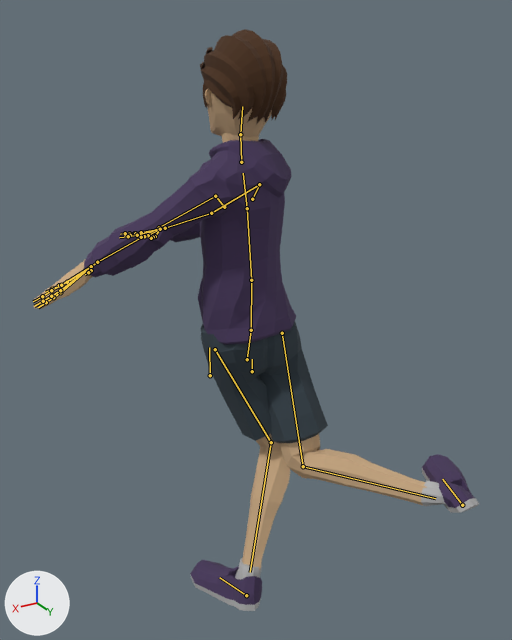
The glTF model app/src/main/assets/characters/Casual.gltf, before and after one commit.
Both versions are drawn from a 50 mm lens placed at (1.024, 1.505, 1.794), pointed at (-0.014, -0.226, 0.928). The lights are fixed; the arrows at lower left show +X, +Y and +Z. The first picture is the older version. Both versions are drawn at frame 18 of the action 'Throw_BH'; the numbers are the values there. The bones that change, and the others that lie on the model, are drawn over the model as lines.

Objects in the first picture: 'Casual_Body', 'Casual_Feet', 'Casual_Head', 'Casual_Legs'.
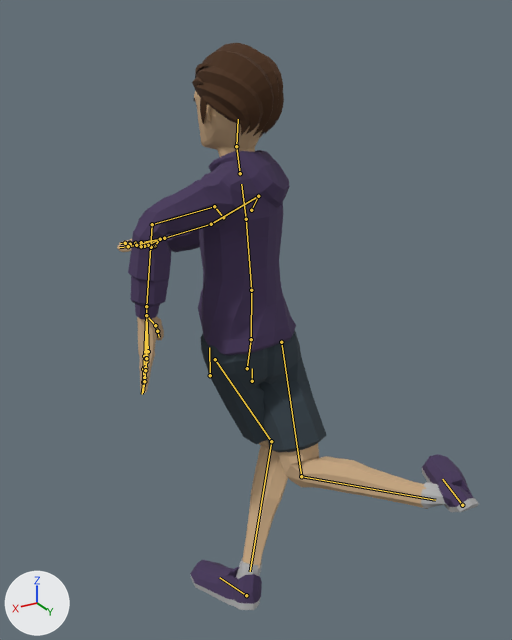
Location of each change, (x1, y1, x2, y2) in pixels of the pictures (512 x 640 px):
'Casual_Body', posed (32% narrower, 18% taller): before (33, 139, 296, 345); after (117, 150, 296, 394)
'Casual_Legs', posed: before (201, 321, 427, 570); after (201, 330, 428, 569)
'Casual_Head', posed: before (200, 29, 287, 143); after (192, 43, 284, 157)
'Casual_Feet', posed: before (190, 454, 479, 611); after (190, 454, 479, 610)
bone 'Body', root to tip: before (252, 371) to (252, 359); after (252, 381) to (252, 368)
bone 'Chest', root to tip: before (247, 208) to (243, 173); after (246, 219) to (241, 184)
bone 'Neck', root to tip: before (241, 162) to (240, 134); after (240, 173) to (236, 146)
bone 'Head', root to tip: before (240, 134) to (242, 106); after (236, 146) to (238, 119)
bone 'UpperArm.L', root to tip: before (215, 196) to (159, 227); after (214, 206) to (152, 224)
bone 'LowerArm.L', root to tip: before (159, 227) to (97, 262); after (152, 224) to (146, 306)
bone 'UpperArm.R', root to tip: before (259, 184) to (211, 213); after (258, 196) to (211, 224)
bone 'UpperLeg.L', root to tip: before (215, 349) to (271, 442); after (215, 359) to (271, 441)
bone 'LowerLeg.L', root to tip: before (271, 442) to (250, 572); after (271, 441) to (250, 571)
bone 'UpperLeg.R', root to tip: before (282, 333) to (303, 466); after (281, 342) to (301, 476)
bone 'LowerLeg.R', root to tip: before (303, 466) to (435, 498); after (301, 476) to (435, 500)

Patch to the scene script:
```diff
--- a/app/src/main/assets/characters/Casual.gltf.py
+++ b/app/src/main/assets/characters/Casual.gltf.py
@@ bone_body @@
 bone_body = bpy.data.objects['CharacterArmature'].pose.bones['Body']  # child of 'Root'
-bone_body.location = (0.01, -0.102, 0.18)
+bone_body.location = (0.01, -0.135, 0.18)
@@ bone_chest @@
 bone_chest = bpy.data.objects['CharacterArmature'].pose.bones['Chest']  # child of 'Torso'
-bone_chest.rotation_quaternion = (0.999, 0.028, 0.0, 0.021)  # degrees (3, 0, 2)
+bone_chest.rotation_quaternion = (0.999, 0.034, 0.0, 0.025)  # degrees (4, 0, 3)
@@ bone_neck @@
 bone_neck = bpy.data.objects['CharacterArmature'].pose.bones['Neck']  # child of 'Chest'
-bone_neck.rotation_quaternion = (0.988, -0.016, -0.154, 0.022)  # degrees (-2, -18, 3)
+bone_neck.rotation_quaternion = (1.0, 0.004, 0.031, -0.005)  # degrees (0, 4, -1)
@@ bone_head @@
 bone_head = bpy.data.objects['CharacterArmature'].pose.bones['Head']  # child of 'Neck'
-bone_head.rotation_quaternion = (0.988, -0.09, -0.123, 0.004)  # degrees (-11, -14, 2)
+bone_head.rotation_quaternion = (0.983, -0.125, -0.126, -0.046)  # degrees (-14, -15, -4)
@@ bone_upperarm_l @@
 bone_upperarm_l = bpy.data.objects['CharacterArmature'].pose.bones['UpperArm.L']  # child of 'Shoulder.L'
-bone_upperarm_l.rotation_quaternion = (0.8, -0.252, 0.0, -0.545)  # degrees (-25, -16, -65)
+bone_upperarm_l.rotation_quaternion = (0.917, -0.078, 0.0, -0.392)  # degrees (-8, -4, -46)
@@ bone_lowerarm_l @@
 bone_lowerarm_l = bpy.data.objects['CharacterArmature'].pose.bones['LowerArm.L']  # child of 'UpperArm.L'
-bone_lowerarm_l.rotation_quaternion = (0.998, -0.042, 0.0, -0.049)  # degrees (-5, 0, -6)
+bone_lowerarm_l.rotation_quaternion = (0.81, -0.583, 0.0, -0.067)  # degrees (-71, -5, -6)
@@ bone_upperarm_r @@
 bone_upperarm_r = bpy.data.objects['CharacterArmature'].pose.bones['UpperArm.R']  # child of 'Shoulder.R'
-bone_upperarm_r.rotation_quaternion = (0.643, -0.332, 0.0, 0.69)  # degrees (-29, 27, 87)
+bone_upperarm_r.rotation_quaternion = (0.646, -0.314, 0.0, 0.696)  # degrees (-27, 26, 88)
@@ bone_upperleg_l @@
 bone_upperleg_l = bpy.data.objects['CharacterArmature'].pose.bones['UpperLeg.L']  # child of 'Body'
-bone_upperleg_l.rotation_quaternion = (-0.97, -0.231, 0.016, 0.068)  # degrees (27, 0, -8)
+bone_upperleg_l.rotation_quaternion = (-0.965, -0.259, 0.013, 0.029)  # degrees (30, -1, -4)
@@ bone_lowerleg_l @@
 bone_lowerleg_l = bpy.data.objects['CharacterArmature'].pose.bones['LowerLeg.L']  # child of 'UpperLeg.L'
-bone_lowerleg_l.rotation_quaternion = (0.905, 0.138, 0.123, -0.383)  # degrees (9, 19, -44)
+bone_lowerleg_l.rotation_quaternion = (0.872, 0.236, 0.147, -0.402)  # degrees (19, 27, -45)
@@ bone_upperleg_r @@
 bone_upperleg_r = bpy.data.objects['CharacterArmature'].pose.bones['UpperLeg.R']  # child of 'Body'
-bone_upperleg_r.rotation_quaternion = (0.962, 0.057, -0.097, 0.25)  # degrees (4, -12, 29)
+bone_upperleg_r.rotation_quaternion = (0.957, 0.074, -0.104, 0.261)  # degrees (5, -14, 30)
@@ bone_lowerleg_r @@
 bone_lowerleg_r = bpy.data.objects['CharacterArmature'].pose.bones['LowerLeg.R']  # child of 'UpperLeg.R'
-bone_lowerleg_r.rotation_quaternion = (0.821, 0.553, -0.085, 0.115)  # degrees (67, -15, 6)
+bone_lowerleg_r.rotation_quaternion = (0.805, 0.575, -0.101, 0.106)  # degrees (71, -17, 3)
```
